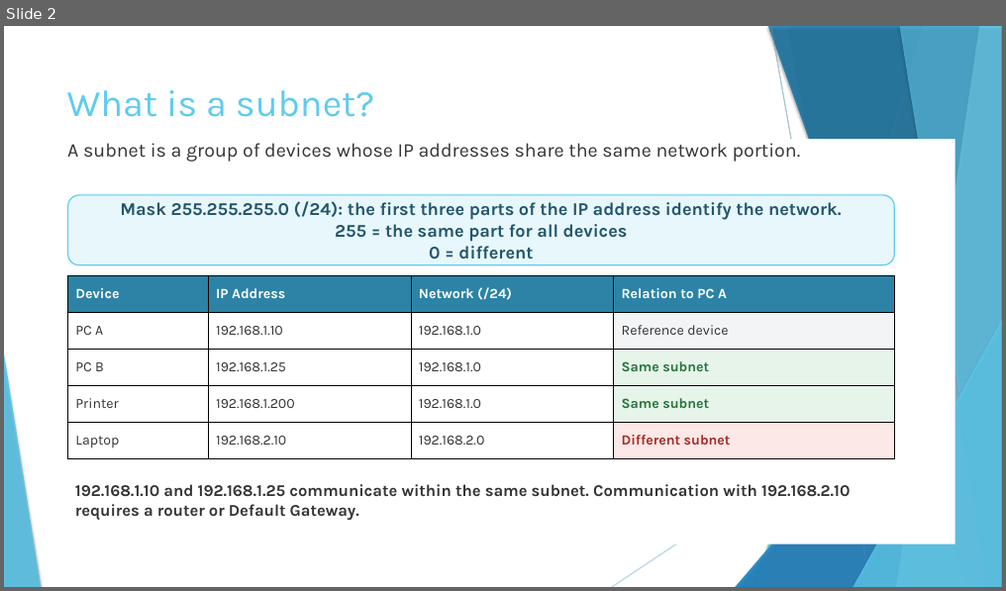
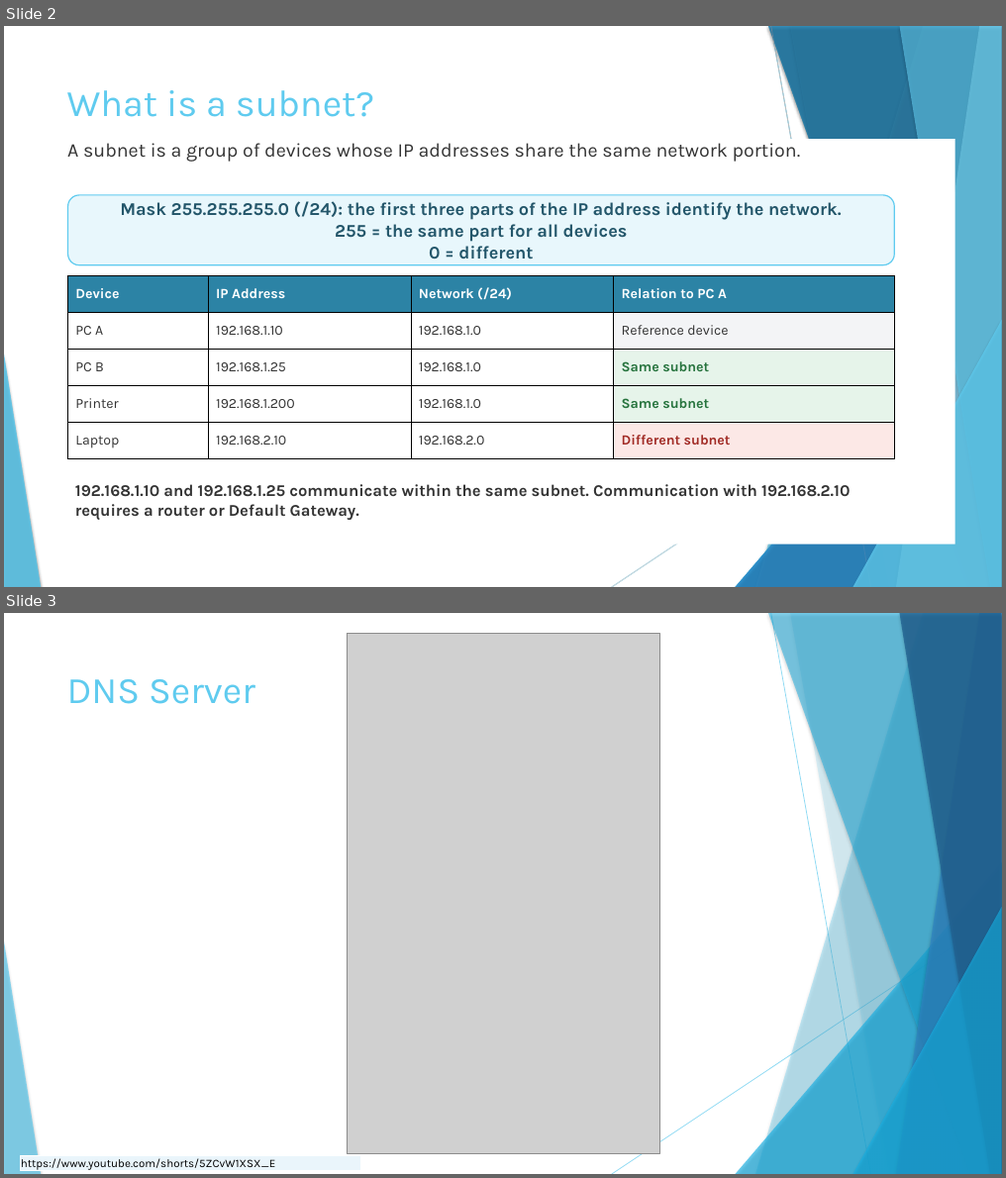
Before and after one commit to aristos32/education, a slide deck: schools-presentations/A Lykeiou/alloglossoi/A.5.M2 Network Diagnostics - Part 2 - English.pptx. Shown one above the other, each under a label of ours: slide 2 before the commit, slides 2 and 3 after it. The pictures are 1006x591 and 1006x1178 pixels, drawn with LibreOffice and Linux fonts; fonts in the diff are those of the drawing; grey boxes stand for pictures. Boxes give left, top, right and bottom in pixels: in the first picture for what was removed or moved away, otherwise in the second. Text is boxed around its words. In the diff, an @@ line names an element or a change of style, - is before the commit and + after.

```diff
--- a/schools-presentations/A Lykeiou/alloglossoi/A.5.M2 Network Diagnostics - Part 2 - English.pptx
+++ b/schools-presentations/A Lykeiou/alloglossoi/A.5.M2 Network Diagnostics - Part 2 - English.pptx
@@ slide 3 added at (x1=4, y1=613, x2=1002, y2=1174), background #FFFFFF; not listed: 10 template elements that a slide beside it also shows @@
@@ picture added at (x1=347, y1=633, x2=659, y2=1155) @@
@@ title added at (x1=67, y1=679, x2=255, y2=704), 36 pt, text #5FCBEF @@
+DNS Server
@@ table added at (x1=21, y1=1156, x2=360, y2=1174), 1 rows, 1 columns @@
+https://www.youtube.com/shorts/5ZCvW1XSX_E
```
Also in this commit, not shown: 15 other files.
